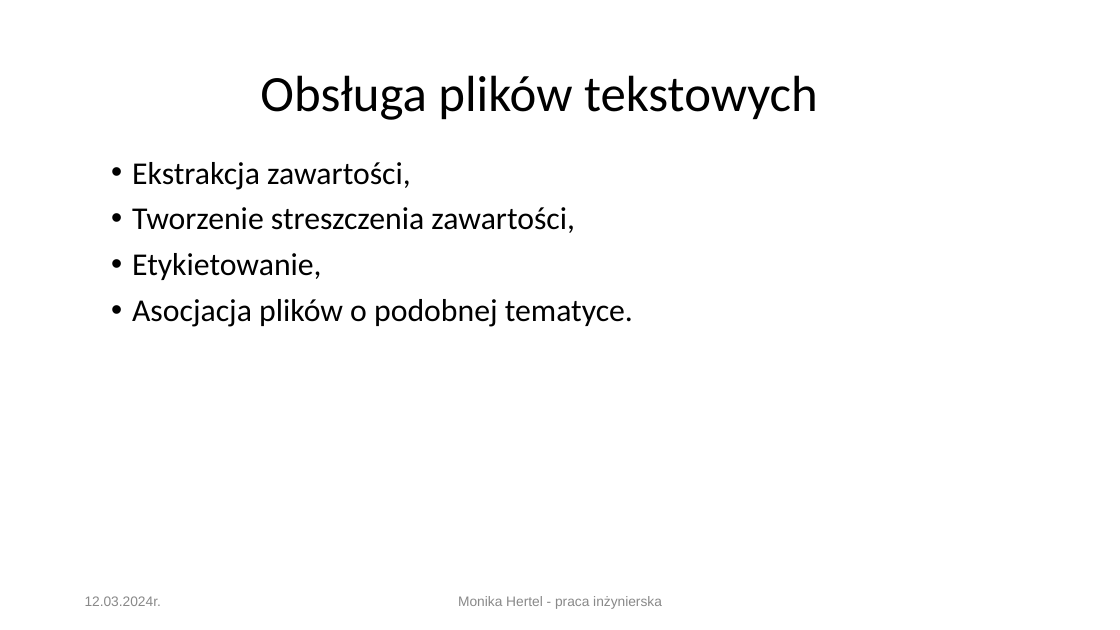
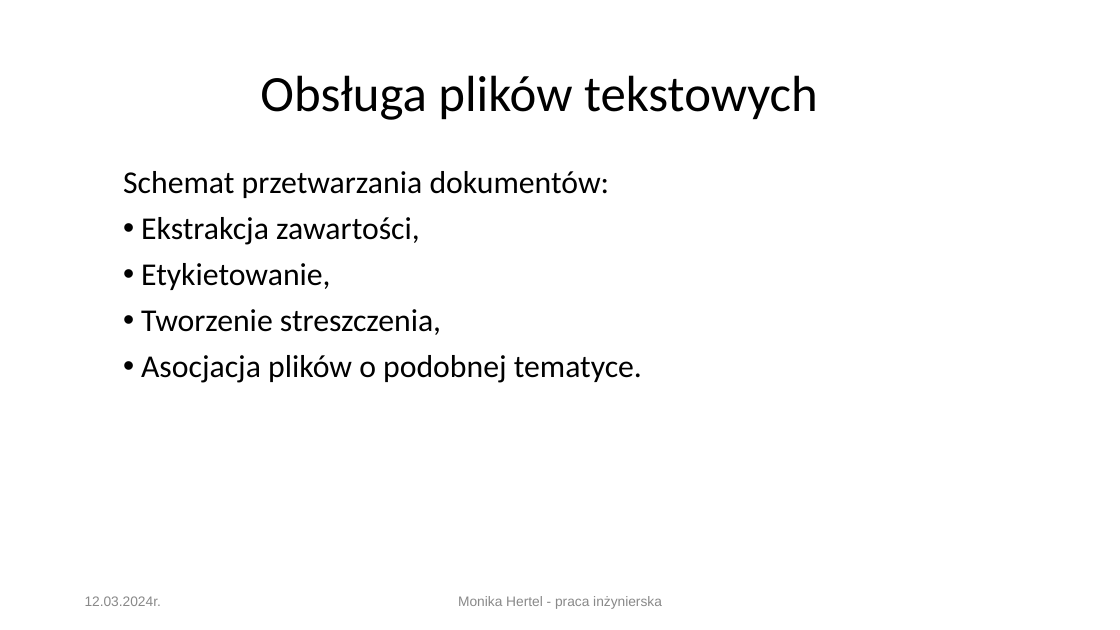
Before and after one commit to heruyu/another, a slide deck: slide 4 of papier/prezentacja_mon.ppt. Drawn at 1120x630 pixels with LibreOffice and Linux fonts; fonts in the diff are those of the drawing; background and template pictures are left out. Boxes give left, top, right and bottom in pixels: in the first picture for what was removed or moved away, otherwise in the second. Text is boxed around its words. In the diff, an @@ line names an element or a change of style, - is before the commit and + after.

```diff
--- a/papier/prezentacja_mon.ppt
+++ b/papier/prezentacja_mon.ppt
@@ text "Schemat przetwarzania dokumentów:": place and size @@
-text "Schemat przetwarzania dokumentów:" at box(132, 162, 633, 327)
+text "Schemat przetwarzania dokumentów:" at box(123, 171, 642, 383)
@@ text at box(123, 171, 610, 198): paragraph added @@
+Schemat przetwarzania dokumentów:
@@ text at box(132, 207, 575, 233): paragraph removed @@
-• Tworzenie streszczenia zawartości,
@@ text at box(141, 217, 642, 383): indent changed @@
@@ text at box(141, 309, 441, 335): paragraph added @@
+• Tworzenie streszczenia,
```
Also in this commit, not shown: 3 other slides changed, 1 slide removed.
